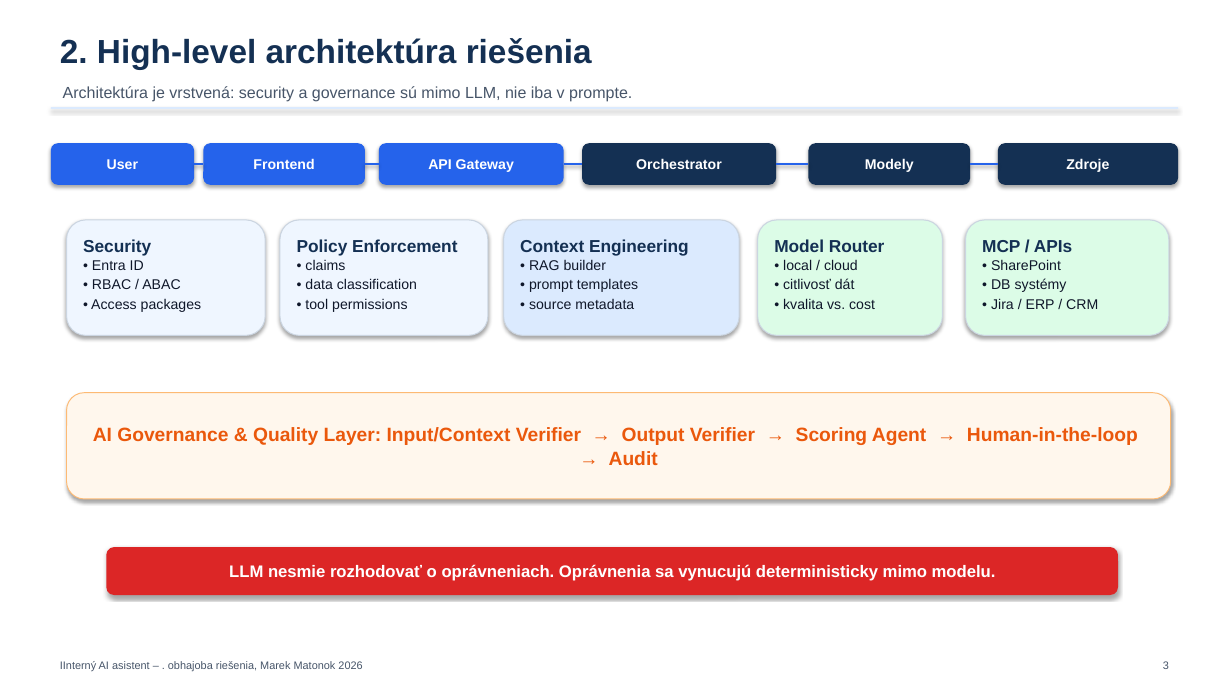
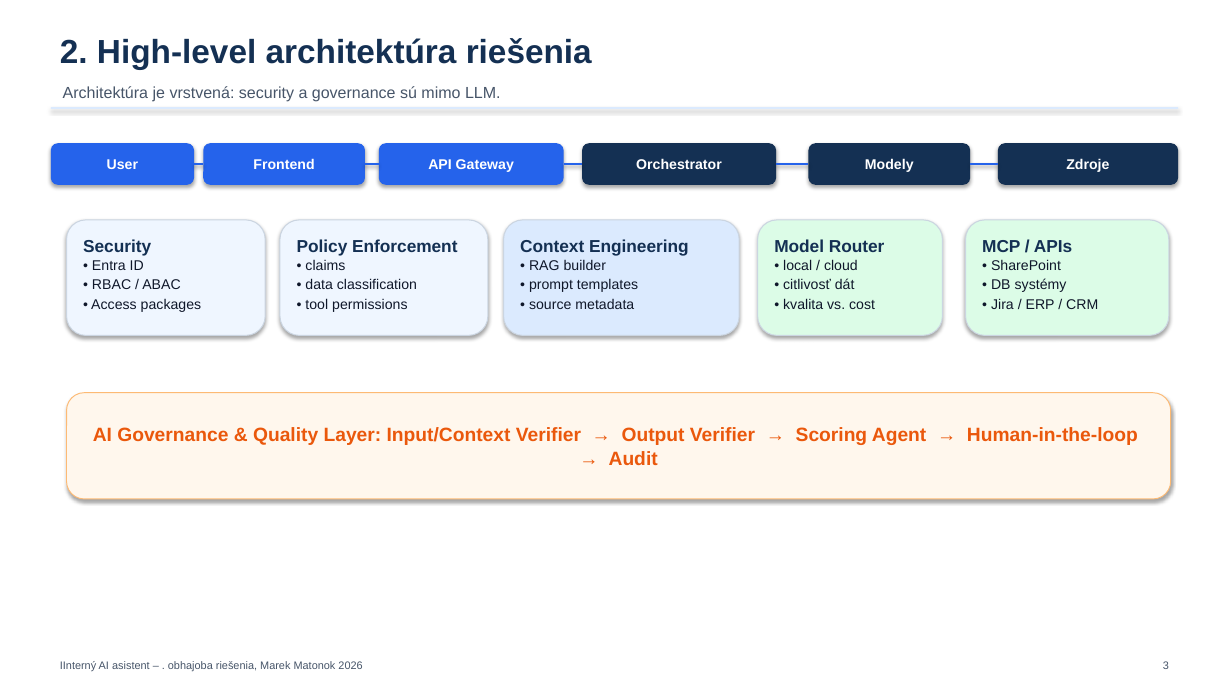
Before and after one commit to mmaideveloper/aiIntenalOrganzationAgent, a slide deck: slide 3 of Doc/AI_interny_asistent_10min_prezentacia.pptx. Drawn at 1232x693 pixels with LibreOffice and Linux fonts; fonts in the diff are those of the drawing. Boxes give left, top, right and bottom in pixels: in the first picture for what was removed or moved away, otherwise in the second. Text is boxed around its words. In the diff, an @@ line names an element or a change of style, - is before the commit and + after.

```diff
--- a/Doc/AI_interny_asistent_10min_prezentacia.pptx
+++ b/Doc/AI_interny_asistent_10min_prezentacia.pptx
@@ text at (63, 86, 501, 102): text changed @@
-Architektúra je vrstvená: security a governance sú mimo LLM, nie iba v prompte.
+Architektúra je vrstvená: security a governance sú mimo LLM.
@@ rounded rectangle removed at (106, 547, 1118, 595) @@
-LLM nesmie rozhodovať o oprávneniach. Oprávnenia sa vynucujú deterministicky mimo modelu.
```
Also in this commit, not shown: 8 other slides changed.
